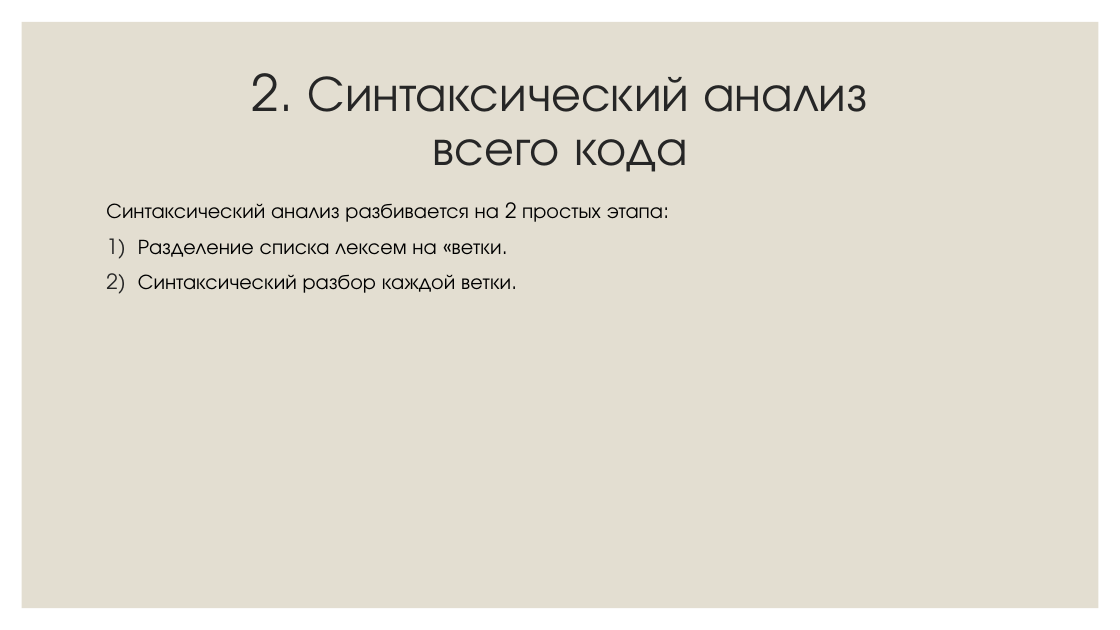
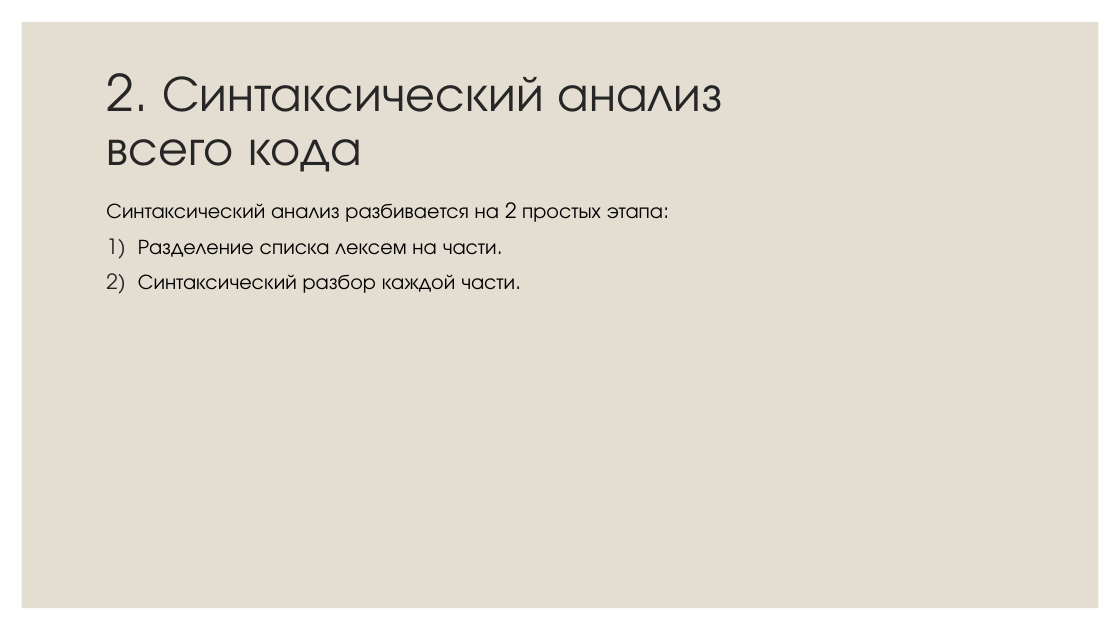
Before and after one commit to NemoNology/Programing-languages-theory, a slide deck: slide 19 of Lab-s/Translator/Presentation.pptx (slide 17 before the commit). Drawn at 1120x630 pixels with LibreOffice and Linux fonts; fonts in the diff are those of the drawing. Boxes give left, top, right and bottom in pixels: in the first picture for what was removed or moved away, otherwise in the second. Text is boxed around its words. In the diff, an @@ line names an element or a change of style, - is before the commit and + after.

```diff
--- a/Lab-s/Translator/Presentation.pptx
+++ b/Lab-s/Translator/Presentation.pptx
@@ title "2. Синтаксический анализ всего кода" at bbox=[106, 73, 722, 172]: alignment centre to left @@
@@ text at bbox=[138, 239, 515, 293]: text changed @@
-1) Разделение списка лексем на «ветки.
-2) Синтаксический разбор каждой ветки.
+1) Разделение списка лексем на части.
+2) Синтаксический разбор каждой части.
```
Also in this commit, not shown: 7 other slides changed, 3 slides added, 2 slides removed.
